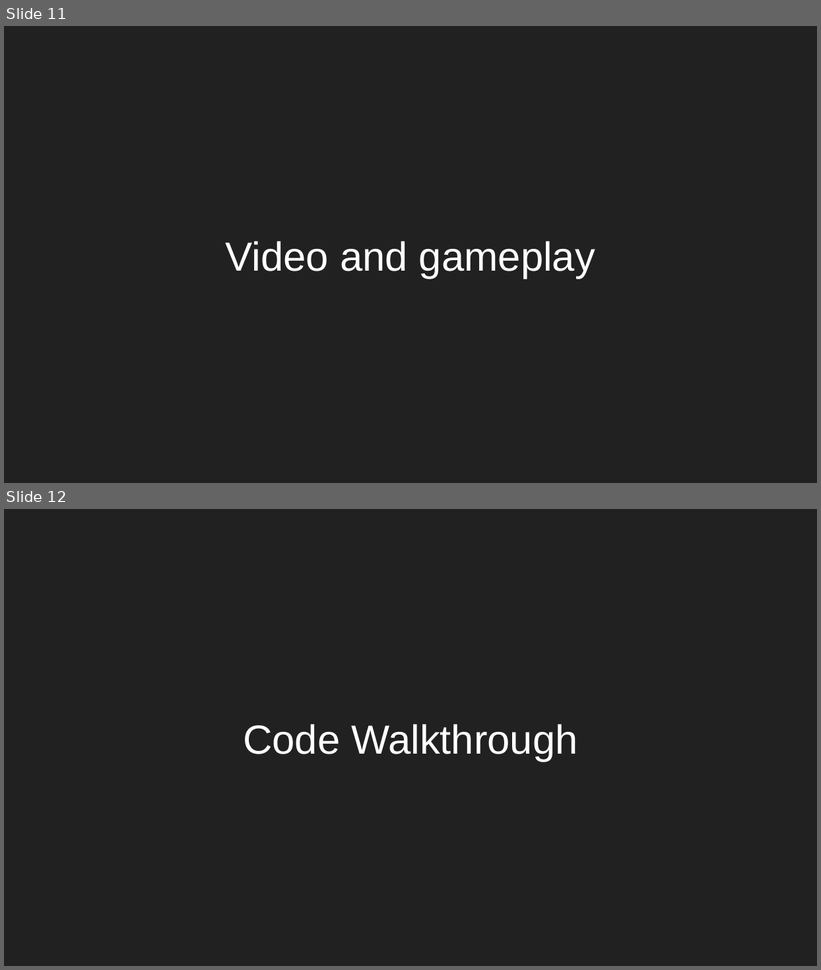
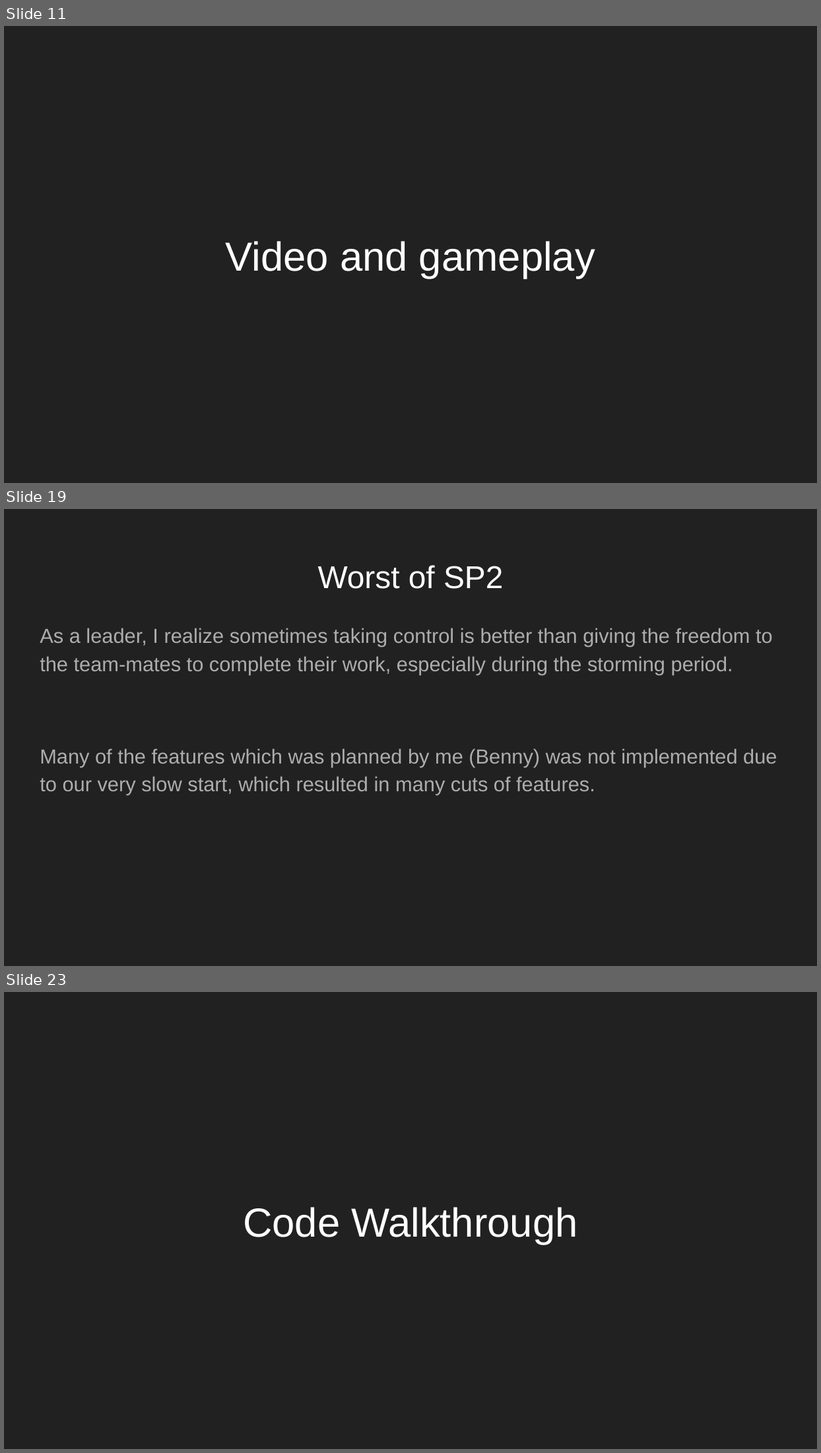
Before and after one commit to BuddhaProgram/SP2-PDEntertainment, a slide deck: ComGraphics/SP2 presentation.pptx. Shown one above the other, each under a label of ours: slides 11 and 12 before the commit, slides 11, 19 and 23 after it; the slides between them are not shown. The pictures are 821x970 and 821x1453 pixels, drawn with LibreOffice and Linux fonts; fonts in the diff are those of the drawing. Boxes give left, top, right and bottom in pixels: in the first picture for what was removed or moved away, otherwise in the second. Text is boxed around its words. In the diff, an @@ line names an element or a change of style, - is before the commit and + after.

```diff
--- a/ComGraphics/SP2 presentation.pptx
+++ b/ComGraphics/SP2 presentation.pptx
@@ slide 19 added at (x1=4, y1=509, x2=817, y2=966), background #212121 @@
@@ title added at (x1=318, y1=565, x2=503, y2=589), 28 pt, text #FFFFFF @@
+Worst of SP2
@@ text added at (x1=40, y1=628, x2=777, y2=795), 18 pt, text #ADADAD @@
+As a leader, I realize sometimes taking control is better than giving the freedom to the team-mates to complete their work, especially during the storming period.
+Many of the features which was planned by me (Benny) was not implemented due to our very slow start, which resulted in many cuts of features.
@@ what was slide 12 is now slide 23 @@
```
Also in this commit, not shown: 12 other slides added.
